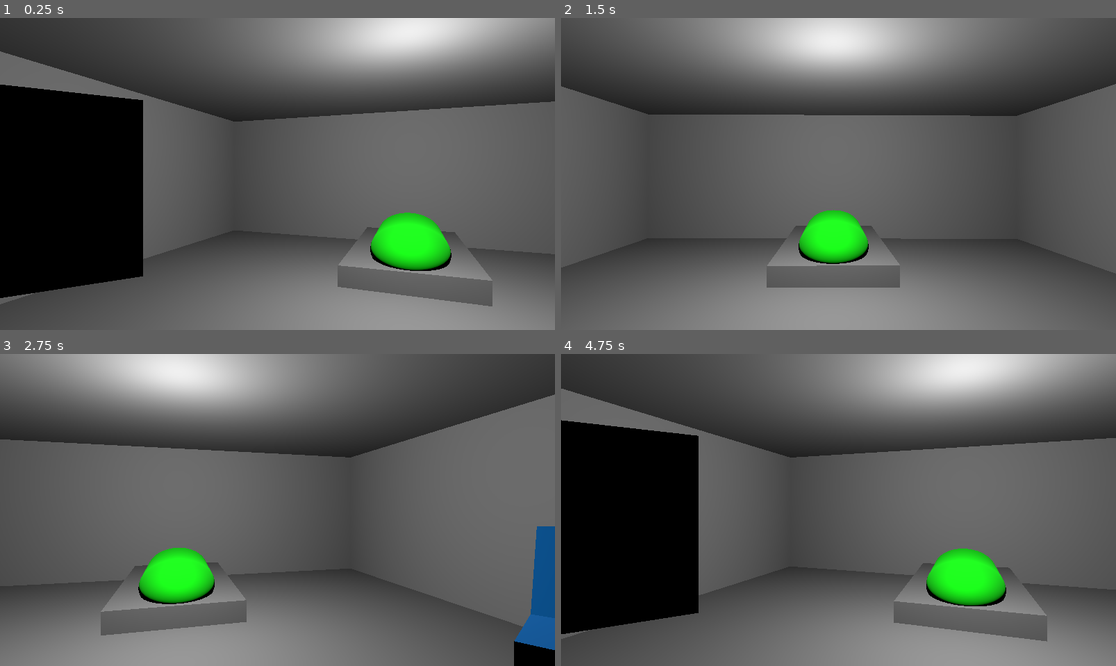
Above: before the commit, frames 1-4 (two rows, left to right).
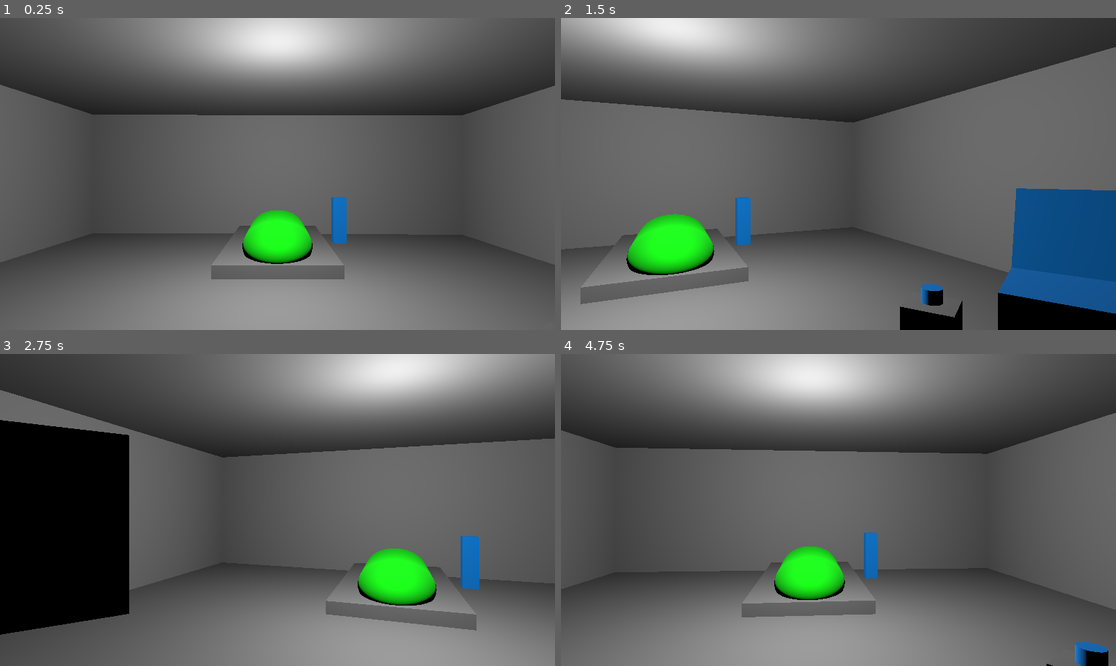
Above: after the commit, the same moments.

Repository: outget/Intensive-Care-Unit
Game: Godot game, scene res://scenes/icu.tscn
The game is run twice, just before and just after one commit, with the same random seed, the same clock (stepped at 60 frames per second) and the same inputs.
Inputs (mouse positions are in pixels of both pictures, inside the frame that each line leads up to):
- Up to frame 1 (0.25 s): no input
- Up to frame 2 (1.5 s): move the mouse to (960, 158) at 0.52 s; click (960, 158) at 0.67 s; move the mouse to (727, 189) at 1.27 s; click (727, 189) at 1.42 s
- Up to frame 3 (2.75 s): move the mouse to (333, 441) at 2.02 s; click (333, 441) at 2.17 s
- Up to frame 4 (4.75 s): move the mouse to (810, 572) at 2.77 s; click (810, 572) at 2.92 s; move the mouse to (1005, 556) at 3.52 s; click (1005, 556) at 3.67 s; move the mouse to (672, 463) at 4.27 s; click (672, 463) at 4.42 s

The runs differ from the first frame. In frame 1, 61% of the frame differs, in the area x 0-100%, y 0-100%; in frame 2, 60%; in frame 3, 63%; in frame 4, 63%.

Commit message:
made hotspots clickable, added highlighting shader, fixed camera bug

Diff:
--- a/project.godot
+++ b/project.godot
@@ -19,12 +19,11 @@
 
 window/size/viewport_width=1920
 window/size/viewport_height=1080
-window/size/mode=4
+window/size/mode=3
 
 [physics]
 
 3d/physics_engine="Jolt Physics"
-3d/physics_interpolation/scene_traversal="Legacy"
 
 [rendering]
 
--- a/scenes/hs_ehr.tscn
+++ b/scenes/hs_ehr.tscn
@@ -1,19 +1,60 @@
 [gd_scene format=3 uid="uid://b56ybrodf5hku"]
 
+[ext_resource type="Script" uid="uid://cg6y1v1txn035" path="res://scripts/hs_ehr.gd" id="1_1rwyd"]
 [ext_resource type="Material" uid="uid://du5e2wo0lbg2" path="res://draft-materials/instrument.tres" id="1_ry81i"]
+[ext_resource type="Shader" uid="uid://cbq4fl7s40nf6" path="res://shaders/outline.gdshader" id="2_nao8m"]
+
+[sub_resource type="ShaderMaterial" id="ShaderMaterial_xq4ii"]
+render_priority = 0
+shader = ExtResource("2_nao8m")
+shader_parameter/color = Color(1, 1, 1, 1)
+shader_parameter/size = 1.05
+shader_parameter/on = 0.0
 
 [sub_resource type="BoxMesh" id="BoxMesh_hu420"]
 material = ExtResource("1_ry81i")
 
+[sub_resource type="ShaderMaterial" id="ShaderMaterial_nao8m"]
+render_priority = 0
+shader = ExtResource("2_nao8m")
+shader_parameter/color = Color(1, 1, 1, 1)
+shader_parameter/size = 1.05
+shader_parameter/on = 0.0
+
 [sub_resource type="BoxMesh" id="BoxMesh_ry81i"]
 material = ExtResource("1_ry81i")
 
-[node name="HsEhr" type="Node3D" unique_id=1941388535]
+[sub_resource type="BoxShape3D" id="BoxShape3D_1rwyd"]
+size = Vector3(0.4, 0.287, 0.04)
+
+[sub_resource type="ConvexPolygonShape3D" id="ConvexPolygonShape3D_nao8m"]
+points = PackedVector3Array(0.5, 0.5, 0.5, 0.5, 0.5, -0.5, -0.5, 0.5, 0.5, 0.5, -0.5, 0.5, 0.5, -0.5, -0.5, -0.5, 0.5, -0.5, -0.5, -0.5, 0.5, -0.5, -0.5, -0.5)
+
+[node name="HsEhr" type="Node3D" unique_id=1941388535 node_paths=PackedStringArray("mesh", "mesh_base")]
+script = ExtResource("1_1rwyd")
+mesh = NodePath("Screen")
+mesh_base = NodePath("Base")
 
 [node name="Base" type="MeshInstance3D" parent="." unique_id=252517747]
 transform = Transform3D(0.4, 0, 0, 0, 0.4, 0, 0, 0, 0.4, 0, 0, 0)
+material_overlay = SubResource("ShaderMaterial_xq4ii")
 mesh = SubResource("BoxMesh_hu420")
 
 [node name="Screen" type="MeshInstance3D" parent="." unique_id=462431329]
 transform = Transform3D(0.39987063, 0, 0, 0, 0.24871473, 0.020169435, 0, -0.14359556, 0.034934487, 0, 0.2792797, -0.104356065)
+material_overlay = SubResource("ShaderMaterial_nao8m")
 mesh = SubResource("BoxMesh_ry81i")
+
+[node name="Area3D" type="Area3D" parent="." unique_id=2001855673]
+
+[node name="Screen" type="CollisionShape3D" parent="Area3D" unique_id=1796767342]
+transform = Transform3D(1, 0, 0, 0, 0.8660253, 0.5000001, 0, -0.5000001, 0.8660253, 0, 0.2792797, -0.104356065)
+shape = SubResource("BoxShape3D_1rwyd")
+
+[node name="Base" type="CollisionShape3D" parent="Area3D" unique_id=291147612]
+transform = Transform3D(0.4, 0, 0, 0, 0.4, 0, 0, 0, 0.4, 0, 0, 0)
+shape = SubResource("ConvexPolygonShape3D_nao8m")
+
+[connection signal="input_event" from="Area3D" to="." method="_on_area_3d_input_event"]
+[connection signal="mouse_entered" from="Area3D" to="." method="_on_area_3d_mouse_entered"]
+[connection signal="mouse_exited" from="Area3D" to="." method="_on_area_3d_mouse_exited"]
--- a/scenes/hs_monitor.tscn
+++ b/scenes/hs_monitor.tscn
@@ -1,12 +1,36 @@
 [gd_scene format=3 uid="uid://cpvxahtxi3igb"]
 
+[ext_resource type="Script" uid="uid://bu4qgxd3eq1xk" path="res://scripts/hs_monitor.gd" id="1_1kxuu"]
 [ext_resource type="Material" uid="uid://du5e2wo0lbg2" path="res://draft-materials/instrument.tres" id="1_sd62p"]
+[ext_resource type="Shader" uid="uid://cbq4fl7s40nf6" path="res://shaders/outline.gdshader" id="2_oibhm"]
+
+[sub_resource type="ShaderMaterial" id="ShaderMaterial_sd4bj"]
+render_priority = 0
+shader = ExtResource("2_oibhm")
+shader_parameter/color = Color(1, 1, 1, 1)
+shader_parameter/size = 1.05
+shader_parameter/on = 0.0
 
 [sub_resource type="BoxMesh" id="BoxMesh_yestp"]
 material = ExtResource("1_sd62p")
 
-[node name="HsMonitor" type="Node3D" unique_id=1123220260]
+[sub_resource type="BoxShape3D" id="BoxShape3D_1kxuu"]
+size = Vector3(0.035, 0.449, 0.527)
 
-[node name="MonitorMesh" type="MeshInstance3D" parent="." unique_id=101756538]
+[node name="HsMonitor" type="Node3D" unique_id=1123220260 node_paths=PackedStringArray("mesh")]
+script = ExtResource("1_1kxuu")
+mesh = NodePath("MonitorArea/MonitorMesh")
+
+[node name="MonitorArea" type="Area3D" parent="." unique_id=1164502272]
+
+[node name="MonitorMesh" type="MeshInstance3D" parent="MonitorArea" unique_id=101756538]
 transform = Transform3D(0.0351984, 0, 0, 0, 0.44891164, 0, 0, 0, 0.5273322, 0, 0, 0)
+material_overlay = SubResource("ShaderMaterial_sd4bj")
 mesh = SubResource("BoxMesh_yestp")
+
+[node name="CollisionShape3D" type="CollisionShape3D" parent="MonitorArea" unique_id=868590520]
+shape = SubResource("BoxShape3D_1kxuu")
+
+[connection signal="input_event" from="MonitorArea" to="." method="_on_monitor_area_input_event"]
+[connection signal="mouse_entered" from="MonitorArea" to="." method="_on_monitor_area_mouse_entered"]
+[connection signal="mouse_exited" from="MonitorArea" to="." method="_on_monitor_area_mouse_exited"]
--- a/scenes/hs_patient.tscn
+++ b/scenes/hs_patient.tscn
@@ -1,12 +1,48 @@
 [gd_scene format=3 uid="uid://2d2maesqeab5"]
 
 [ext_resource type="Material" uid="uid://but1ldn3g3a1v" path="res://draft-materials/patient.tres" id="1_no2cv"]
+[ext_resource type="Script" uid="uid://cfvtraji8ux8q" path="res://scripts/hs_ventilator.gd" id="2_27yik"]
+[ext_resource type="Material" uid="uid://du5e2wo0lbg2" path="res://draft-materials/instrument.tres" id="2_vxejf"]
+[ext_resource type="Shader" uid="uid://cbq4fl7s40nf6" path="res://shaders/outline.gdshader" id="3_m2el4"]
 
 [sub_resource type="CapsuleMesh" id="CapsuleMesh_u0f7b"]
 material = ExtResource("1_no2cv")
+
+[sub_resource type="ShaderMaterial" id="ShaderMaterial_0sox8"]
+render_priority = 0
+shader = ExtResource("3_m2el4")
+shader_parameter/color = Color(1, 1, 1, 1)
+shader_parameter/size = 1.0499999988824
+shader_parameter/on = 0.0
+
+[sub_resource type="BoxMesh" id="BoxMesh_m2el4"]
+material = ExtResource("2_vxejf")
+
+[sub_resource type="BoxShape3D" id="BoxShape3D_m2el4"]
+size = Vector3(0.117, 0.473, 0.113)
 
 [node name="HsPatient" type="Node3D" unique_id=506912968]
 
 [node name="PatientMesh" type="MeshInstance3D" parent="." unique_id=2033928712]
 transform = Transform3D(0.5, 0, 0, 0, 0.7057339, 0, 0, 0, 0.33904558, 0, 0, 0)
 mesh = SubResource("CapsuleMesh_u0f7b")
+
+[node name="HsVentilator" type="Node3D" parent="." unique_id=966711962 node_paths=PackedStringArray("mesh")]
+transform = Transform3D(1, 0, 0, 0, -4.371139e-08, -1, 0, 1, -4.371139e-08, 0.5780363, 0.38921538, 0.16240653)
+script = ExtResource("2_27yik")
+mesh = NodePath("Base")
+
+[node name="Base" type="MeshInstance3D" parent="HsVentilator" unique_id=463138518]
+transform = Transform3D(0.11716017, 0, 0, 0, 0.4725429, 0, 0, 0, 0.112518944, 0, -0.108935416, 0)
+material_overlay = SubResource("ShaderMaterial_0sox8")
+mesh = SubResource("BoxMesh_m2el4")
+
+[node name="Area3D" type="Area3D" parent="HsVentilator" unique_id=1644157734]
+
+[node name="Base" type="CollisionShape3D" parent="HsVentilator/Area3D" unique_id=2060238244]
+transform = Transform3D(1, 0, 0, 0, 1, 0, 0, 0, 1, 0, -0.108935416, 0)
+shape = SubResource("BoxShape3D_m2el4")
+
+[connection signal="input_event" from="HsVentilator/Area3D" to="HsVentilator" method="_on_area_3d_input_event"]
+[connection signal="mouse_entered" from="HsVentilator/Area3D" to="HsVentilator" method="_on_area_3d_mouse_entered"]
+[connection signal="mouse_exited" from="HsVentilator/Area3D" to="HsVentilator" method="_on_area_3d_mouse_exited"]
--- a/scenes/icu.tscn
+++ b/scenes/icu.tscn
@@ -4,18 +4,47 @@
 [ext_resource type="PackedScene" uid="uid://2d2maesqeab5" path="res://scenes/hs_patient.tscn" id="2_dl0ga"]
 [ext_resource type="PackedScene" uid="uid://cpvxahtxi3igb" path="res://scenes/hs_monitor.tscn" id="3_qtq7s"]
 [ext_resource type="PackedScene" uid="uid://b56ybrodf5hku" path="res://scenes/hs_ehr.tscn" id="4_klxhk"]
+[ext_resource type="Material" uid="uid://du5e2wo0lbg2" path="res://draft-materials/instrument.tres" id="5_dl0ga"]
+[ext_resource type="Script" uid="uid://tbyx6n4vb4q2" path="res://scripts/hs_call.gd" id="5_qtq7s"]
+[ext_resource type="Shader" uid="uid://cbq4fl7s40nf6" path="res://shaders/outline.gdshader" id="6_klxhk"]
 
 [sub_resource type="BoxMesh" id="BoxMesh_v321d"]
 
 [sub_resource type="BoxMesh" id="BoxMesh_36trf"]
 
+[sub_resource type="ShaderMaterial" id="ShaderMaterial_t06jp"]
+render_priority = 0
+shader = ExtResource("6_klxhk")
+shader_parameter/color = Color(1, 1, 1, 1)
+shader_parameter/size = 0.8
+shader_parameter/on = 0.0
+
+[sub_resource type="BoxMesh" id="BoxMesh_qtq7s"]
+
+[sub_resource type="ShaderMaterial" id="ShaderMaterial_klxhk"]
+render_priority = 0
+shader = ExtResource("6_klxhk")
+shader_parameter/color = Color(1, 1, 1, 1)
+shader_parameter/size = 1.0999999977648
+shader_parameter/on = 0.0
+
+[sub_resource type="CylinderMesh" id="CylinderMesh_klxhk"]
+material = ExtResource("5_dl0ga")
+
+[sub_resource type="CylinderShape3D" id="CylinderShape3D_dl0ga"]
+height = 0.03315735
+radius = 0.029785156
+
 [node name="IntensiveCareUnit" type="Node3D" unique_id=327916923]
+
+[node name="OmniLight3D" type="OmniLight3D" parent="." unique_id=1733835946]
+transform = Transform3D(1, 0, 0, 0, 1, 0, 0, 0, 1, 0, 1, 0)
 
 [node name="RoomMesh" type="MultiMeshInstance3D" parent="." unique_id=1474442388]
 transform = Transform3D(2.0904582, 0, 0, 0, 1.5903425, 0, 0, 0, 2.5171885, 0, 0, 0)
 
 [node name="Floor" type="MeshInstance3D" parent="RoomMesh" unique_id=2062452216]
-transform = Transform3D(1.9909388, 0.00017070596, -0.0042110602, -0.008963754, 0.037851013, 0.00530969, 0.0049284436, -0.000117054165, 1.7108077, 0, 0, 0.040300608)
+transform = Transform3D(1.9909388, 0.00017070591, -0.0042110602, -0.008963754, 0.037851013, 0.00530969, 0.0049284436, -0.000117054165, 1.7108077, -0.01634252, 0.031052282, 0.023431513)
 mesh = SubResource("BoxMesh_v321d")
 
 [node name="Ceiling" type="MeshInstance3D" parent="RoomMesh" unique_id=1089335825]
@@ -27,7 +56,7 @@
 mesh = SubResource("BoxMesh_v321d")
 
 [node name="Wall2" type="MeshInstance3D" parent="RoomMesh" unique_id=1038580795]
-transform = Transform3D(1.9878882, 0.00011209259, -0.0015865656, 0.0036642007, -6.1103856e-05, 0.8629824, 0.0058755754, -0.03788615, -0.0013965485, 0, 0.43610954, -0.7960821)
+transform = Transform3D(1.9878882, 0.00011209258, -0.0015865655, 0.003664201, -6.1103856e-05, 0.86298245, 0.005875575, -0.037886146, -0.0013965484, 0, 0.43610954, -0.796082)
 mesh = SubResource("BoxMesh_v321d")
 
 [node name="Wall4" type="MeshInstance3D" parent="RoomMesh" unique_id=2040479619]
@@ -37,9 +66,6 @@
 [node name="Wall3" type="MeshInstance3D" parent="RoomMesh" unique_id=9231080]
 transform = Transform3D(-0.0050392305, 0.037823275, 0.001414935, 0.003142647, -6.1002414e-05, 0.87434375, 1.7049364, 0.000111908346, -0.0016074524, -0.96852285, 0.43610954, 0.048247516)
 mesh = SubResource("BoxMesh_v321d")
-
-[node name="OmniLight3D" type="OmniLight3D" parent="." unique_id=1733835946]
-transform = Transform3D(1, 0, 0, 0, 1, 0, 0, 0, 1, 0, 1, 0)
 
 [node name="Player" type="Node3D" parent="." unique_id=1098568153]
 
@@ -63,4 +89,28 @@
 [node name="HsEhr" parent="." unique_id=1941388535 instance=ExtResource("4_klxhk")]
 transform = Transform3D(0.5, 0, -0.8660254, 0, 1, 0, 0.8660254, 0, 0.5, 0.9065161, 0.2598819, 1.2072692)
 
-[node name="CallB" type="Node3D" parent="." unique_id=1484701603]
+[node name="HsCall" type="Node3D" parent="." unique_id=1484701603 node_paths=PackedStringArray("mesh")]
+transform = Transform3D(0.57357645, 0, -0.81915206, 0, 1, 0, 0.81915206, 0, 0.57357645, 0.62443346, 0, 0.93701637)
+script = ExtResource("5_qtq7s")
+mesh = NodePath("Area3D/Button")
+
+[node name="Base" type="MeshInstance3D" parent="HsCall" unique_id=1782844231]
+transform = Transform3D(0.13658506, 0, 0, 0, 0.3504784, 0, 0, 0, 0.12271305, 0, 0.19425833, 0)
+material_overlay = SubResource("ShaderMaterial_t06jp")
+mesh = SubResource("BoxMesh_qtq7s")
+
+[node name="Area3D" type="Area3D" parent="HsCall" unique_id=437703363]
+transform = Transform3D(1, 0, 0, 0, 1, 0, 0, 0, 1, 0, 0.010834575, 0)
+
+[node name="Button" type="MeshInstance3D" parent="HsCall/Area3D" unique_id=784121238]
+transform = Transform3D(0.058549568, 0, 0, 0, 0.019055419, 0, 0, 0, -0.059438735, 0, 0.38314557, 0)
+material_overlay = SubResource("ShaderMaterial_klxhk")
+mesh = SubResource("CylinderMesh_klxhk")
+
+[node name="ButtonShape" type="CollisionShape3D" parent="HsCall/Area3D" unique_id=1210501412]
+transform = Transform3D(1, 0, 0, 0, 1, 0, 0, 0, 1, 0, 0.38605294, 0)
+shape = SubResource("CylinderShape3D_dl0ga")
+
+[connection signal="input_event" from="HsCall/Area3D" to="HsCall" method="_on_area_3d_input_event"]
+[connection signal="mouse_entered" from="HsCall/Area3D" to="HsCall" method="_on_area_3d_mouse_entered"]
+[connection signal="mouse_exited" from="HsCall/Area3D" to="HsCall" method="_on_area_3d_mouse_exited"]
--- a/scripts/camera_controller.gd
+++ b/scripts/camera_controller.gd
@@ -1,7 +1,6 @@
 extends Camera3D
 
 @export_range(0, 180) var max_angle: float = 45.0
-# Changed from pixels to a percentage of the screen size (0.0 to 1.0)
 @export_range(0.0, 1.0) var deadzone_percentage: float = 0.3
 @export var move_speed: float = 1.5
 
@@ -9,7 +8,8 @@
 var base_y_rotation: float
 
 func _ready() -> void:
-	mouse_pos = Vector2(0.0, 0.0)
+	await get_tree().process_frame
+	mouse_pos = get_viewport().get_visible_rect().size / 2.0
 	base_y_rotation = global_transform.basis.get_euler().y
 
 func _process(delta: float) -> void:
@@ -17,16 +17,10 @@
 	var screen_size = viewport.get_visible_rect().size
 	var screen_center = screen_size / 2.0
 
-	# 1. Normalize the distance (make it relative to screen size)
-	# We divide by screen_center so that a distance pointing to the absolute edge equals 1.0
-	var distance_vec = mouse_pos - screen_center
-	var normalized_distance = Vector2(
-		distance_vec.x / screen_center.x,
-		distance_vec.y / screen_center.y
-	).length()
+	var distance_x = mouse_pos.x - screen_center.x
+	var normalized_horizontal_distance = abs(distance_x / screen_center.x)
 
-	# 2. Check the deadzone using percentage instead of fixed pixels
-	if normalized_distance < deadzone_percentage:
+	if normalized_horizontal_distance < deadzone_percentage:
 		return
 
 	var ray_normal = project_ray_normal(mouse_pos)
--- /dev/null
+++ b/scripts/hs_call.gd
@@ -0,0 +1,31 @@
+extends Node3D
+
+@export var mesh: MeshInstance3D
+var outline_material: ShaderMaterial
+
+# Called when the node enters the scene tree for the first time.
+func _ready() -> void:
+	if mesh.material_overlay:
+		outline_material = mesh.material_overlay as ShaderMaterial
+	set_outline_visibility(false)
+
+func _on_area_3d_input_event(_camera: Node, event: InputEvent, _event_position: Vector3, _normal: Vector3, _shape_idx: int) -> void:
+	if event is InputEventMouseButton:
+		if event.button_index == MOUSE_BUTTON_LEFT and event.pressed:
+			handle_hotspot_click()
+
+func handle_hotspot_click() -> void:
+	print("Call button got clicked!")
+
+# Apply outline shader
+func _on_area_3d_mouse_entered() -> void:
+	set_outline_visibility(true)
+func _on_area_3d_mouse_exited() -> void:
+	set_outline_visibility(false)
+
+func set_outline_visibility(vis: bool) -> void:
+	if outline_material:
+		if vis:
+			outline_material.set_shader_parameter("on", 1)
+		else:
+			outline_material.set_shader_parameter("on", 0)
--- /dev/null
+++ b/scripts/hs_ehr.gd
@@ -0,0 +1,40 @@
+extends Node3D
+
+@export var mesh: MeshInstance3D
+@export var mesh_base: MeshInstance3D
+
+var outline_material: ShaderMaterial
+var base_outline_material: ShaderMaterial
+
+func _ready() -> void:
+	if mesh and mesh.material_overlay:
+		mesh.material_overlay = mesh.material_overlay.duplicate()
+		outline_material = mesh.material_overlay as ShaderMaterial
+
+	if mesh_base and mesh_base.material_overlay:
+		mesh_base.material_overlay = mesh_base.material_overlay.duplicate()
+		base_outline_material = mesh_base.material_overlay as ShaderMaterial
+
+	set_outline_visibility(false)
+
+func _on_area_3d_input_event(_camera: Node, event: InputEvent, _event_position: Vector3, _normal: Vector3, _shape_idx: int) -> void:
+	if event is InputEventMouseButton:
+		if event.button_index == MOUSE_BUTTON_LEFT and event.pressed:
+			handle_hotspot_click()
+
+func handle_hotspot_click() -> void:
+	print("EHR Terminal got clicked!")
+
+func _on_area_3d_mouse_entered() -> void:
+	set_outline_visibility(true)
+func _on_area_3d_mouse_exited() -> void:
+	set_outline_visibility(false)
+
+func set_outline_visibility(vis: bool) -> void:
+	var intensity = 1 if vis else 0
+
+	if outline_material:
+		outline_material.set_shader_parameter("on", intensity)
+
+	if base_outline_material:
+		base_outline_material.set_shader_parameter("on", intensity)
--- /dev/null
+++ b/scripts/hs_monitor.gd
@@ -0,0 +1,30 @@
+extends Node3D
+
+@export var mesh: MeshInstance3D
+var outline_material: ShaderMaterial
+
+func _ready() -> void:
+	if mesh.material_overlay:
+		outline_material = mesh.material_overlay as ShaderMaterial
+	set_outline_visibility(false)
+
+func _on_monitor_area_input_event(_camera: Node, event: InputEvent, _event_position: Vector3, _normal: Vector3, _shape_idx: int) -> void:
+	if event is InputEventMouseButton:
+		if event.button_index == MOUSE_BUTTON_LEFT and event.pressed:
+			handle_hotspot_click()
+
+func handle_hotspot_click() -> void:
+	print("Monitor got clicked!")
+
+func _on_monitor_area_mouse_entered() -> void:
+	set_outline_visibility(true)
+
+func _on_monitor_area_mouse_exited() -> void:
+	set_outline_visibility(false)
+
+func set_outline_visibility(vis: bool) -> void:
+	if outline_material:
+		if vis:
+			outline_material.set_shader_parameter("on", 1)
+		else:
+			outline_material.set_shader_parameter("on", 0)
--- /dev/null
+++ b/scripts/hs_ventilator.gd
@@ -0,0 +1,31 @@
+extends Node3D
+
+
+@export var mesh: MeshInstance3D
+var outline_material: ShaderMaterial
+
+# Called when the node enters the scene tree for the first time.
+func _ready() -> void:
+	if mesh.material_overlay:
+		outline_material = mesh.material_overlay as ShaderMaterial
+	set_outline_visibility(false)
+
+func _on_area_3d_input_event(_camera: Node, event: InputEvent, _event_position: Vector3, _normal: Vector3, _shape_idx: int) -> void:
+	if event is InputEventMouseButton:
+		if event.button_index == MOUSE_BUTTON_LEFT and event.pressed:
+			handle_hotspot_click()
+
+func handle_hotspot_click() -> void:
+	print("Ventilator got clicked!")
+
+func _on_area_3d_mouse_entered() -> void:
+	set_outline_visibility(true)
+func _on_area_3d_mouse_exited() -> void:
+	set_outline_visibility(false)
+
+func set_outline_visibility(vis: bool) -> void:
+	if outline_material:
+		if vis:
+			outline_material.set_shader_parameter("on", 1)
+		else:
+			outline_material.set_shader_parameter("on", 0)
--- /dev/null
+++ b/shaders/outline.gdshader
@@ -0,0 +1,16 @@
+shader_type spatial;
+render_mode blend_mix, cull_front, unshaded;
+
+uniform vec4 color : source_color = vec4(1,1,1,1);
+uniform float size : hint_range(1.0, 1.5, 0.01) = 1.05;
+
+uniform float on;
+
+void vertex() {
+	VERTEX *= size * on;
+}
+
+void fragment() {
+	ALBEDO = color.rgb;
+	ALPHA = color.a;
+}
Not shown, added: scripts/hs_call.gd.uid
Not shown, added: scripts/hs_ehr.gd.uid
Not shown, added: scripts/hs_monitor.gd.uid
Not shown, added: scripts/hs_ventilator.gd.uid
Not shown, added: shaders/outline.gdshader.uid
Not shown, added: shaders/outline.gshader
